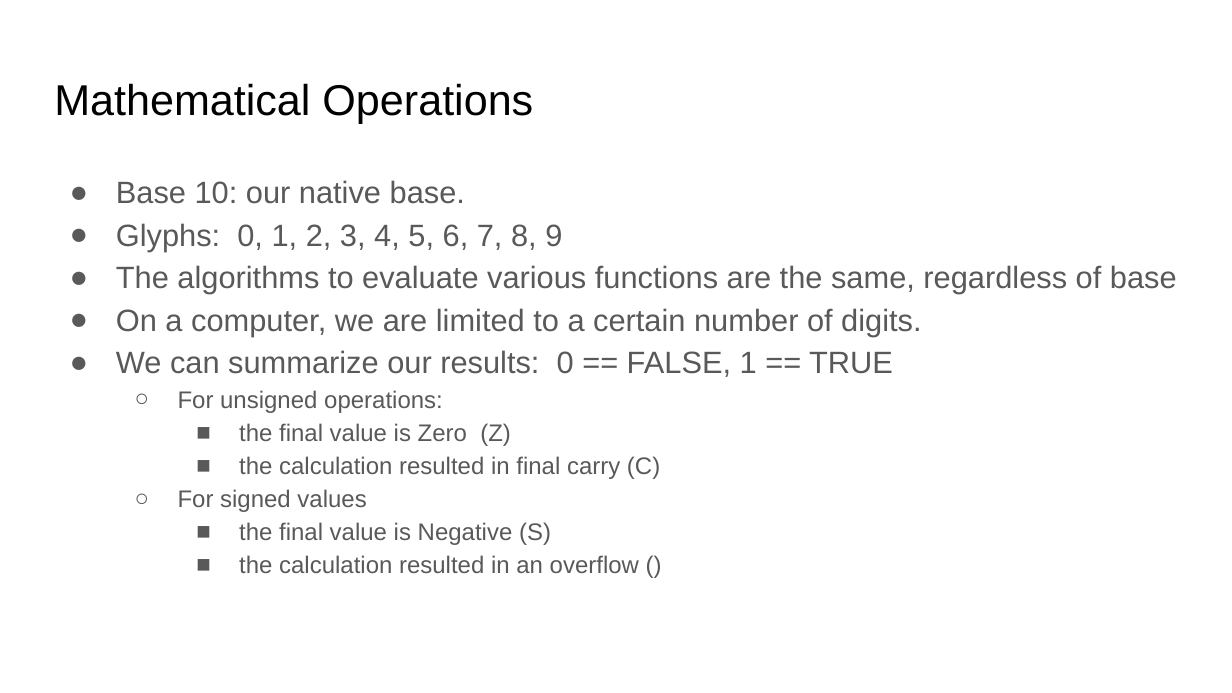
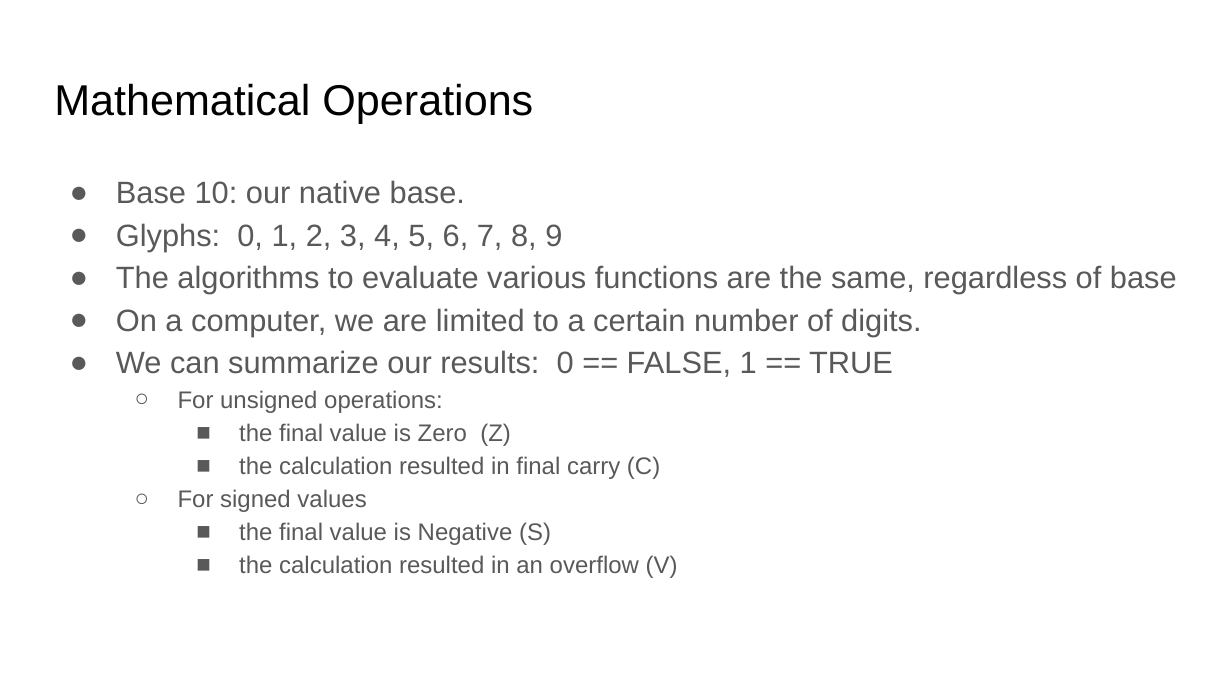
Before and after one commit to COMP122/comp122-s23, a slide deck: slide 1 of format-encodings/documents/ARCHIVE/base10-mathematical-review.pptx. Drawn at 1232x693 pixels with LibreOffice and Linux fonts; fonts in the diff are those of the drawing. Boxes give left, top, right and bottom in pixels: in the first picture for what was removed or moved away, otherwise in the second. Text is boxed around its words. In the diff, an @@ line names an element or a change of style, - is before the commit and + after.

```diff
--- a/format-encodings/documents/ARCHIVE/base10-mathematical-review.pptx
+++ b/format-encodings/documents/ARCHIVE/base10-mathematical-review.pptx
@@ text at box(239, 555, 678, 578): text changed @@
-    ■ the calculation resulted in an overflow ()
+    ■ the calculation resulted in an overflow (V)
```
Also in this commit, not shown: 2 other files.
